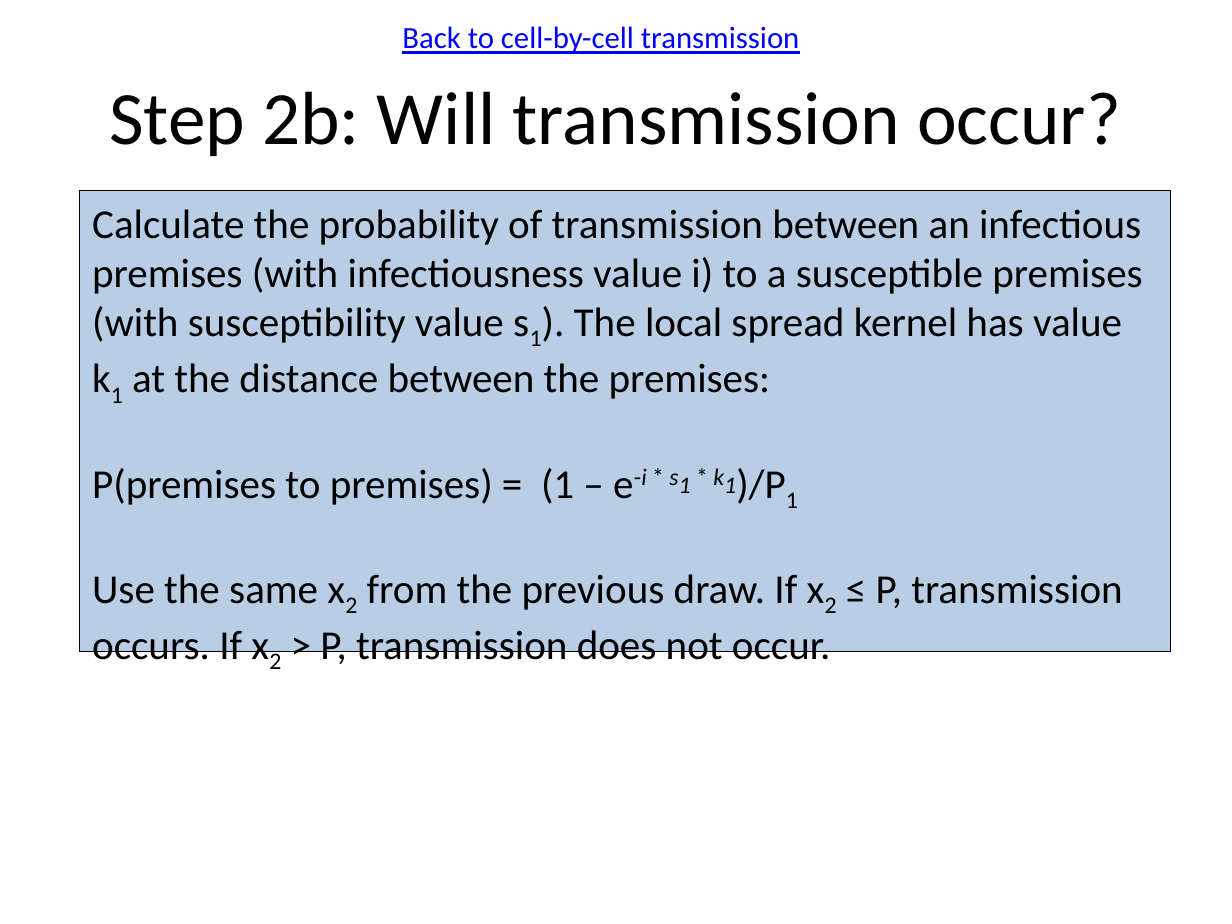
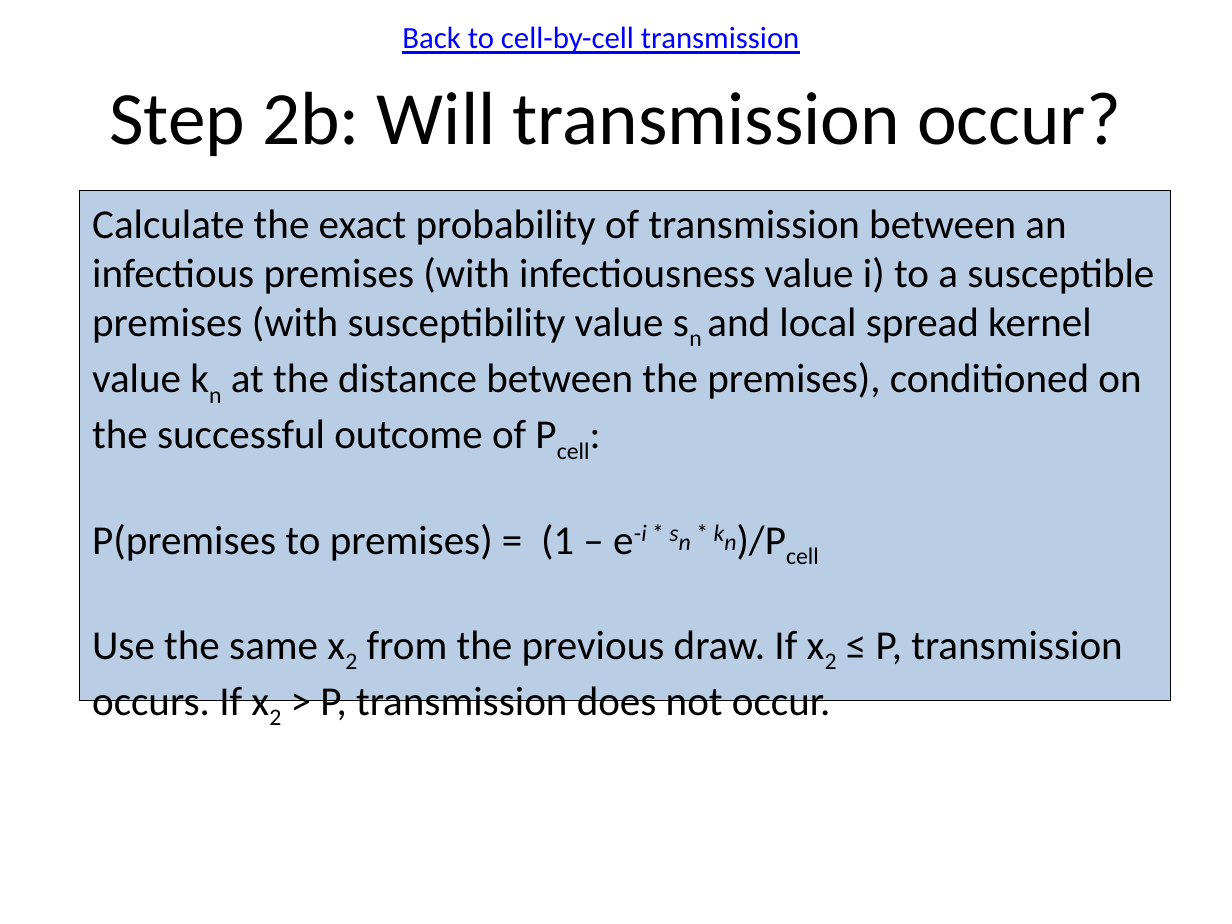
Before and after one commit to webblabb/usdosr, a slide deck: slide 11 of Schematics.pptx. Drawn at 1232x924 pixels with LibreOffice and Linux fonts; fonts in the diff are those of the drawing. Boxes give left, top, right and bottom in pixels: in the first picture for what was removed or moved away, otherwise in the second. Text is boxed around its words. In the diff, an @@ line names an element or a change of style, - is before the commit and + after.

```diff
--- a/Schematics.pptx
+++ b/Schematics.pptx
@@ rectangle "Calculate the exact probability of ...": place and size @@
-rectangle "Calculate the exact probability of ..." at [80, 191, 1170, 652]
+rectangle "Calculate the exact probability of ..." at [80, 191, 1170, 701]
@@ text in rectangle at [92, 209, 1154, 561]: text changed @@
-Calculate the probability of transmission between an infectious premises (with infectiousness value i) to a susceptible premises (with susceptibility value s1). The local spread kernel has value k1 at the distance between the premises:
-P(premises to premises) = (1 – e-i * s1 * k1)/P1
+Calculate the exact probability of transmission between an infectious premises (with infectiousness value i) to a susceptible premises (with susceptibility value sn and local spread kernel value kn at the distance between the premises), conditioned on the successful outcome of Pcell:
+P(premises to premises) = (1 – e-i * sn * kn)/Pcell
```
Also in this commit, not shown: 7 other slides changed, 3 slides added, 9 other files.
